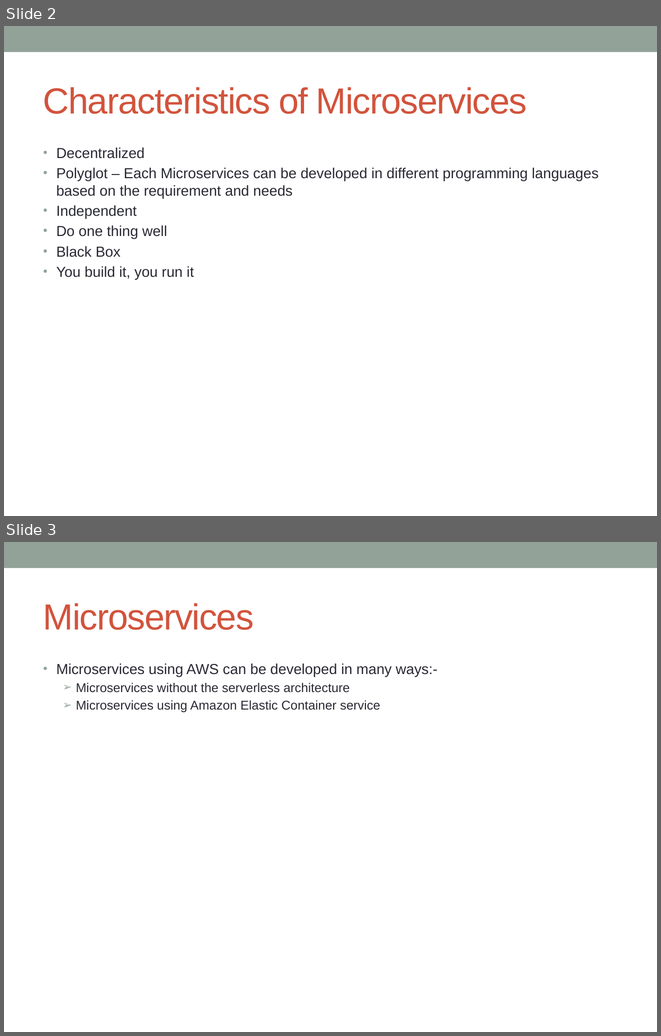
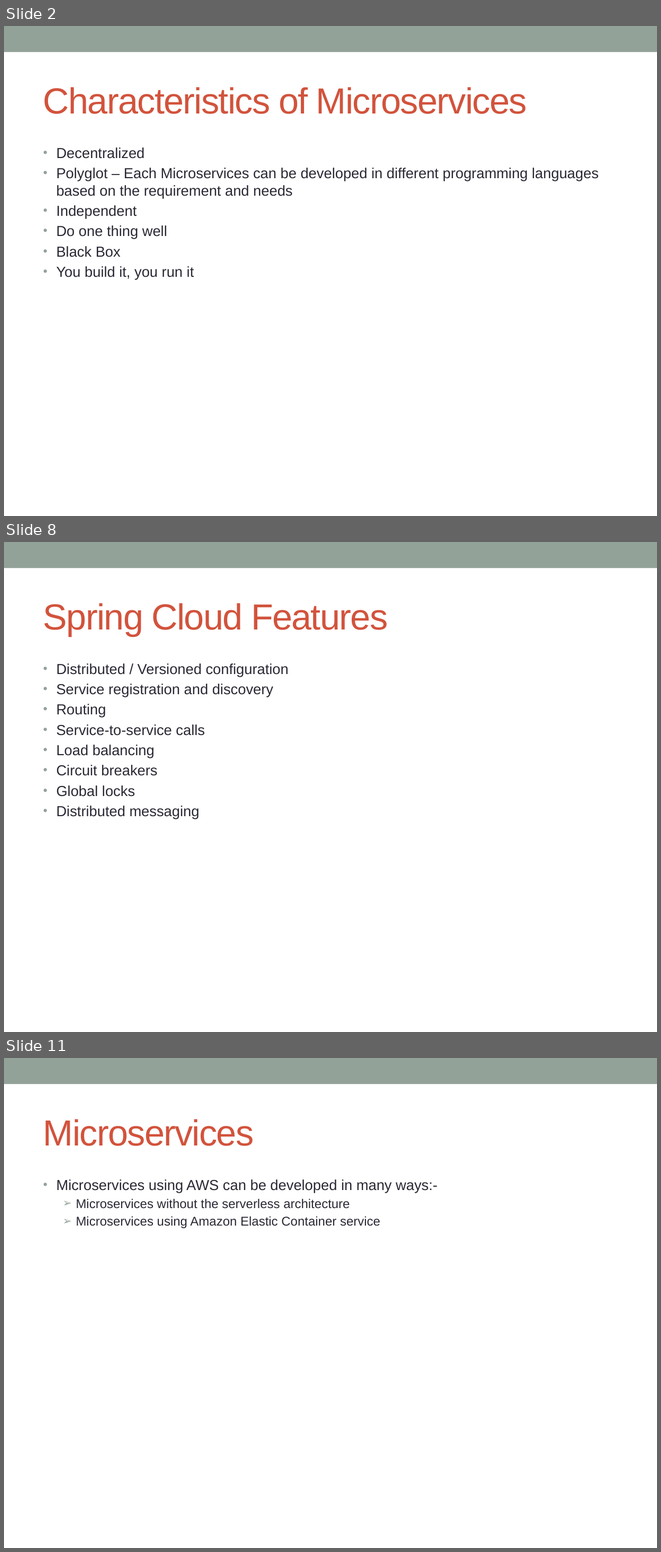
Before and after one commit to notionquest/ProjectDocumentation, a slide deck: Microservices_using_AWS.pptx. Shown one above the other, each under a label of ours: slides 2 and 3 before the commit, slides 2, 8 and 11 after it; the slides between them are not shown. The pictures are 661x1036 and 661x1552 pixels, drawn with LibreOffice and Linux fonts; fonts in the diff are those of the drawing. Boxes give left, top, right and bottom in pixels: in the first picture for what was removed or moved away, otherwise in the second. Text is boxed around its words. In the diff, an @@ line names an element or a change of style, - is before the commit and + after.

```diff
--- a/Microservices_using_AWS.pptx
+++ b/Microservices_using_AWS.pptx
@@ slide 8 added at bbox=[4, 542, 657, 1032], background #FFFFFF; not listed: 1 template element that a slide beside it also shows @@
@@ title added at bbox=[43, 603, 388, 636], 40 pt, text #D2533C @@
+Spring Cloud Features
@@ text added at bbox=[56, 663, 289, 819], 16 pt, text #292934 @@
+• Distributed / Versioned configuration
+• Service registration and discovery
+• Routing
+• Service-to-service calls
+• Load balancing
+• Circuit breakers
+• Global locks
+• Distributed messaging
@@ what was slide 3 is now slide 11 @@
```
Also in this commit, not shown: 1 slide changed, 10 other slides added.
